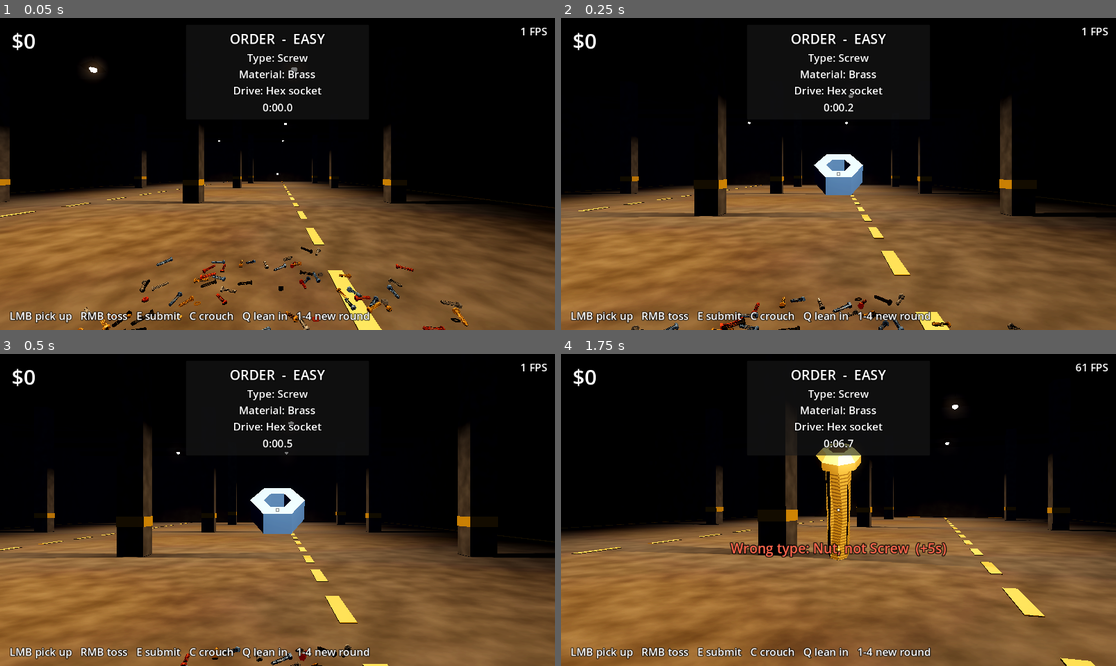
Above: before the commit, frames 1-4 (two rows, left to right).
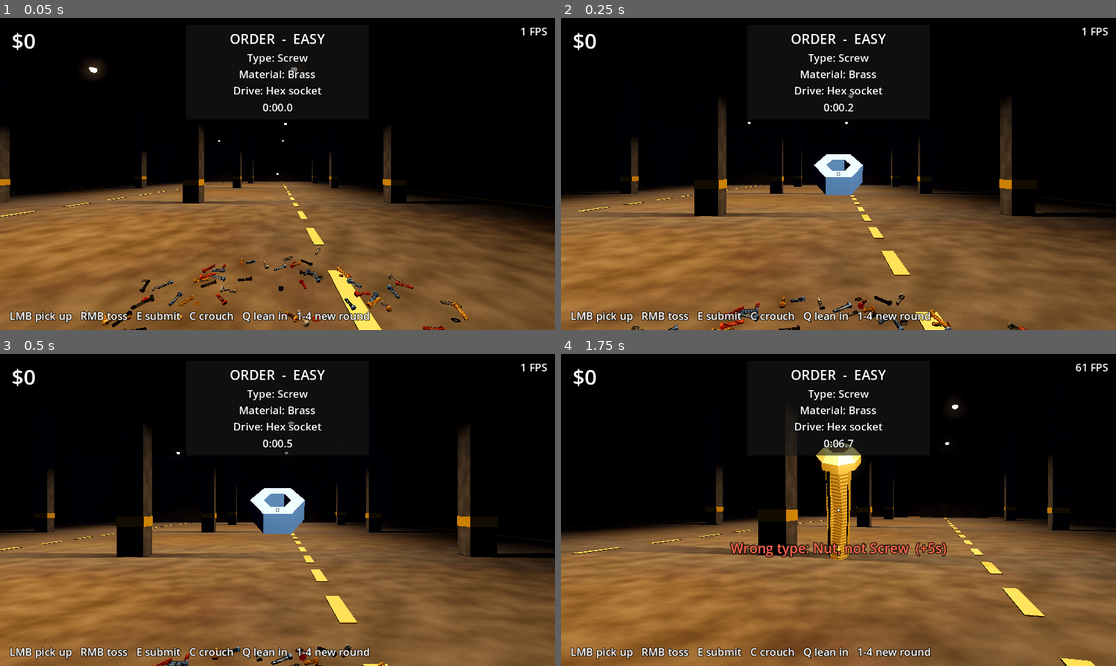
Above: after the commit, the same moments.

Repository: nithinyanna10/nuts_bolts
Game: Godot game, scene res://tests/round_flow_test.tscn
Two runs of this game, one before a commit and one after it. Both use one fixed random seed, a clock stepped at 60 frames per second and the inputs below. This scene is started directly instead of the project's main scene.
Inputs (mouse positions are in pixels of both pictures, inside the frame that each line leads up to):
- Up to frame 1 (0.05 s): no input
- Up to frame 2 (0.25 s): no input
- Up to frame 3 (0.5 s): no input
- Up to frame 4 (1.75 s): move the mouse to (866, 510) at 0.52 s; hold C (crouch) 0.53-1.28 s; hold W (move_forward) from 0.53 s (still down); tap Space (jump) at 0.77, 1.52 s; move the mouse to (810, 510) at 1.27 s; tap Q (lean_in) at 1.35 s

The runs differ from the first frame. In frame 1, 1.1% of the frame differs, in the area x 14-85%, y 73-100%; in frame 2, 0.5%; in frame 3, 0.1%; in frame 4, nothing differs.

Commit message:
Fix settle: objects resting on a removed object's end now drop (plan-view segment rule); tie-aware picker tests and stress test

Diff:
--- a/scripts/procedural/pile_layout.gd
+++ b/scripts/procedural/pile_layout.gd
@@ -6,7 +6,8 @@
 
 const CELL: float = 0.025 ## height field resolution (must be finer than the thinnest object)
 const PACK: float = 0.85 ## how tightly lying objects nest vertically
-const SUPPORT_OVERLAP: float = 0.8 ## fraction of summed footprints that counts as "resting on"
+const TOUCH_MARGIN: float = 0.01 ## plan-view slack when deciding that two objects touch
+const SUPPORT_GAP: float = 0.02 ## an object counts as resting on another if it sits no more than this above its top
 const DROP_TRIES: int = 8 ## candidate spots tried before settling for the lowest one
 
 var ids := PackedInt32Array()
@@ -20,6 +21,8 @@
 var grid := SpatialGrid.new() ## owns the OBB centers
 var radius: float = 0.0
 var max_foot: float = 0.0
+var max_half_axial: float = 0.0
+var max_radius: float = 0.0
 var moved_from_y := PackedFloat32Array() ## aligned with the last remove_and_settle() result: y before settling
 
 
@@ -47,6 +50,8 @@
 		foot[j] = b.y * 0.5 + b.x if long else b.x
 		volume += 8.0 * b.x * b.x * b.y if long else 2.0 * PI * b.x * b.x * b.y
 		max_foot = maxf(max_foot, foot[j])
+		max_half_axial = maxf(max_half_axial, b.y)
+		max_radius = maxf(max_radius, b.x)
 	# A cone of slope s and radius R holds PI/3 * s * R^3; only pile_packing of that is object.
 	radius = pow(volume / (PI / 3.0 * cfg.pile_slope * cfg.pile_packing), 1.0 / 3.0) * cfg.pile_spread
 
@@ -104,6 +109,7 @@
 
 
 ## Removes object j; whatever rested on it (directly or through a chain) drops. Returns the moved local indices.
+## "Resting on" is decided in plan view by the objects' axis segments (a stick resting on another stick's end counts).
 func remove_and_settle(j: int) -> PackedInt32Array:
 	active[j] = 0
 	var removed: Vector3 = grid.positions[j]
@@ -111,7 +117,7 @@
 	var queue := PackedInt32Array()
 	var moved := PackedInt32Array()
 	moved_from_y.clear()
-	_queue_resting_on(removed, foot[j], removed.y, queue)
+	_queue_resting_on(j, removed, queue)
 	while not queue.is_empty():
 		var qi: int = 0 # always settle the lowest pending object first
 		for q in queue.size():
@@ -121,24 +127,52 @@
 		queue.remove_at(qi)
 		var pk: Vector3 = grid.positions[k]
 		var new_y: float = half_vert[k]
-		for m in grid.query(pk, foot[k] + max_foot):
+		for m in grid.query(pk, _reach(k)):
 			var pm: Vector3 = grid.positions[m]
-			if m != k and pm.y < pk.y and Vector2(pm.x - pk.x, pm.z - pk.z).length() < (foot[k] + foot[m]) * SUPPORT_OVERLAP:
+			if m != k and pm.y < pk.y and _touching(pk, rot[k], half[k], pm, rot[m], half[m]):
 				new_y = maxf(new_y, pm.y + half_vert[m] + half_vert[k])
 		if new_y < pk.y - 0.003:
 			grid.move(k, Vector3(pk.x, new_y, pk.z))
 			if not moved.has(k):
 				moved.append(k)
 				moved_from_y.append(pk.y)
-			_queue_resting_on(pk, foot[k], pk.y, queue)
+			_queue_resting_on(k, pk, queue)
 	return moved
 
 
-func _queue_resting_on(center: Vector3, f: float, old_y: float, queue: PackedInt32Array) -> void:
-	for m in grid.query(center, f + max_foot):
+## Queues the objects that sat on object j when j was at old_pos.
+func _queue_resting_on(j: int, old_pos: Vector3, queue: PackedInt32Array) -> void:
+	var top: float = old_pos.y + half_vert[j]
+	for m in grid.query(old_pos, _reach(j)):
 		var pm: Vector3 = grid.positions[m]
-		if pm.y > old_y and not queue.has(m) and Vector2(pm.x - center.x, pm.z - center.z).length() < (f + foot[m]) * SUPPORT_OVERLAP:
+		if m != j and pm.y > old_pos.y and pm.y - half_vert[m] - top <= SUPPORT_GAP and not queue.has(m) \
+				and _touching(old_pos, rot[j], half[j], pm, rot[m], half[m]):
 			queue.append(m)
+
+
+## Search radius that catches every object whose axis segment could touch object k's.
+func _reach(k: int) -> float:
+	return half[k].y + max_half_axial + half[k].x + max_radius + 0.05
+
+
+## True if two objects overlap in plan view: their horizontal axis segments are closer than the sum of their radii.
+func _touching(pa: Vector3, ra: Basis, ha: Vector3, pb: Vector3, rb: Basis, hb: Vector3) -> bool:
+	var ca := Vector2(pa.x, pa.z)
+	var cb := Vector2(pb.x, pb.z)
+	var aa := Vector2(ra.y.x, ra.y.z) * ha.y
+	var ab := Vector2(rb.y.x, rb.y.z) * hb.y
+	return _segment_distance(ca - aa, ca + aa, cb - ab, cb + ab) < ha.x + hb.x + TOUCH_MARGIN
+
+
+static func _segment_distance(a0: Vector2, a1: Vector2, b0: Vector2, b1: Vector2) -> float:
+	if Geometry2D.segment_intersects_segment(a0, a1, b0, b1) != null:
+		return 0.0
+	var best: float = INF
+	for p: Vector2 in [a0, a1]:
+		best = minf(best, p.distance_to(Geometry2D.get_closest_point_to_segment(p, b0, b1)))
+	for p: Vector2 in [b0, b1]:
+		best = minf(best, p.distance_to(Geometry2D.get_closest_point_to_segment(p, a0, a1)))
+	return best
 
 
 ## Orientation of an object lying on the heap: long ones on their side, nuts and washers flat.
@@ -158,12 +192,12 @@
 	var ang: float = rng.randf() * TAU
 	var x: float = cos(ang) * spot
 	var z: float = sin(ang) * spot
+	var basis: Basis = _rest_basis(long, rng)
 	var y: float = half_vert[j]
-	for m in grid.query(Vector3(x, 1.0, z), foot[j] + max_foot + 1.0):
-		var pm: Vector3 = grid.positions[m]
-		if Vector2(pm.x - x, pm.z - z).length() < (foot[j] + foot[m]) * SUPPORT_OVERLAP:
-			y = maxf(y, pm.y + half_vert[m] + half_vert[j])
-	return Transform3D(_rest_basis(long, rng), Vector3(x, y, z))
+	for m in grid.query(Vector3(x, 1.0, z), _reach(j) + 1.0):
+		if _touching(Vector3(x, 0.0, z), basis, half[j], grid.positions[m], rot[m], half[m]):
+			y = maxf(y, grid.positions[m].y + half_vert[m] + half_vert[j])
+	return Transform3D(basis, Vector3(x, y, z))
 
 
 func commit_landing(j: int, landing: Transform3D) -> void:
--- /dev/null
+++ b/tests/picker_stress_test.gd
@@ -0,0 +1,59 @@
+extends Node
+## Run: godot --headless --path . tests/picker_stress_test.tscn
+## Adversarial check of ObjectPile.pick_ray against brute force over every object's OBB: rays aimed end-on along long
+## objects (their centers lie far behind their near ends), grazing rays, and random rays, on every difficulty.
+
+const FILES: Array[String] = ["easy", "medium", "hard", "expert"]
+var _failures: int = 0
+
+
+func _ready() -> void:
+	var rng := RandomNumberGenerator.new()
+	rng.seed = 2024
+	for name in FILES:
+		var cfg: DifficultyConfig = load("res://assets/data/%s.tres" % name)
+		var data: RoundData = ChallengeGenerator.new(cfg).generate(rng)
+		var pile := ObjectPile.new()
+		add_child(pile)
+		pile.build(data, 0, rng)
+		var n: int = pile.object_count()
+		var checked: int = 0
+		var mismatches: int = 0
+		var rays: int = mini(n, 1500) * 4
+		for r in rays:
+			var j: int = rng.randi() % n
+			var center: Vector3 = pile.object_world_center(j)
+			var axis: Vector3 = pile.layout.rot[j].y
+			var origin: Vector3
+			var target: Vector3 = center
+			match r % 4:
+				0: # end-on along the object's own axis, from beyond its near end
+					origin = center + axis * (pile.layout.half[j].y + rng.randf_range(0.3, 1.2))
+				1: # end-on from the other end
+					origin = center - axis * (pile.layout.half[j].y + rng.randf_range(0.3, 1.2))
+				2: # grazing: aimed at a point beside the object
+					origin = center + Vector3(rng.randf_range(-1.0, 1.0), rng.randf_range(0.3, 1.5), rng.randf_range(-1.0, 1.0))
+					target = center + Vector3(rng.randf_range(-0.15, 0.15), 0.0, rng.randf_range(-0.15, 0.15))
+				_: # random from above
+					origin = center + Vector3(rng.randf_range(-1.0, 1.0), rng.randf_range(0.5, 1.8), rng.randf_range(-1.0, 1.0))
+			var dir: Vector3 = (target - origin).normalized()
+			var best: int = -1
+			var best_t: float = 4.0
+			for k in n:
+				var t: float = pile._ray_obb(k, pile.to_local(origin), dir)
+				if t >= 0.0 and t < best_t:
+					best_t = t
+					best = k
+			checked += 1
+			var got: int = pile.pick_ray(origin, dir, 4.0)
+			# Equal hit distance is a tie (origin inside two overlapping boxes), not a miss.
+			var tie: bool = got >= 0 and best >= 0 and absf(pile._ray_obb(got, pile.to_local(origin), dir) - best_t) < 1e-5
+			if got != best and not tie:
+				mismatches += 1
+				if mismatches <= 3:
+					printerr("  %s: pick_ray %d vs brute force %d (ray kind %d)" % [name, got, best, r % 4])
+		print("%-7s %5d objects, %5d rays: %d mismatches" % [name, n, checked, mismatches])
+		_failures += mismatches
+		pile.queue_free()
+	print("TOTAL FAILURES: %d" % _failures)
+	get_tree().quit(1 if _failures > 0 else 0)
--- /dev/null
+++ b/tests/picker_stress_test.tscn
@@ -0,0 +1,6 @@
+[gd_scene load_steps=2 format=3]
+
+[ext_resource type="Script" path="res://tests/picker_stress_test.gd" id="1"]
+
+[node name="T" type="Node"]
+script = ExtResource("1")
--- a/tests/round_flow_test.gd
+++ b/tests/round_flow_test.gd
@@ -53,7 +53,9 @@
 		var got: int = pile.pick_ray(origin, dir, 4.0)
 		if brute >= 0:
 			hits += 1
-		if got != brute:
+		# Equal hit distance is a tie (the ray origin can sit inside two overlapping boxes at t = 0), not a miss.
+		var same_hit: bool = got == brute or (got >= 0 and brute >= 0 and absf(pile._ray_obb(got, pile.to_local(origin), dir) - best_t) < 1e-5)
+		if not same_hit:
 			_fail("pick_ray gave %d, brute force %d" % [got, brute])
 		else:
 			exact += 1
Not shown, added: tests/picker_stress_test.gd.uid
Not shown, changed: REPORT.md
